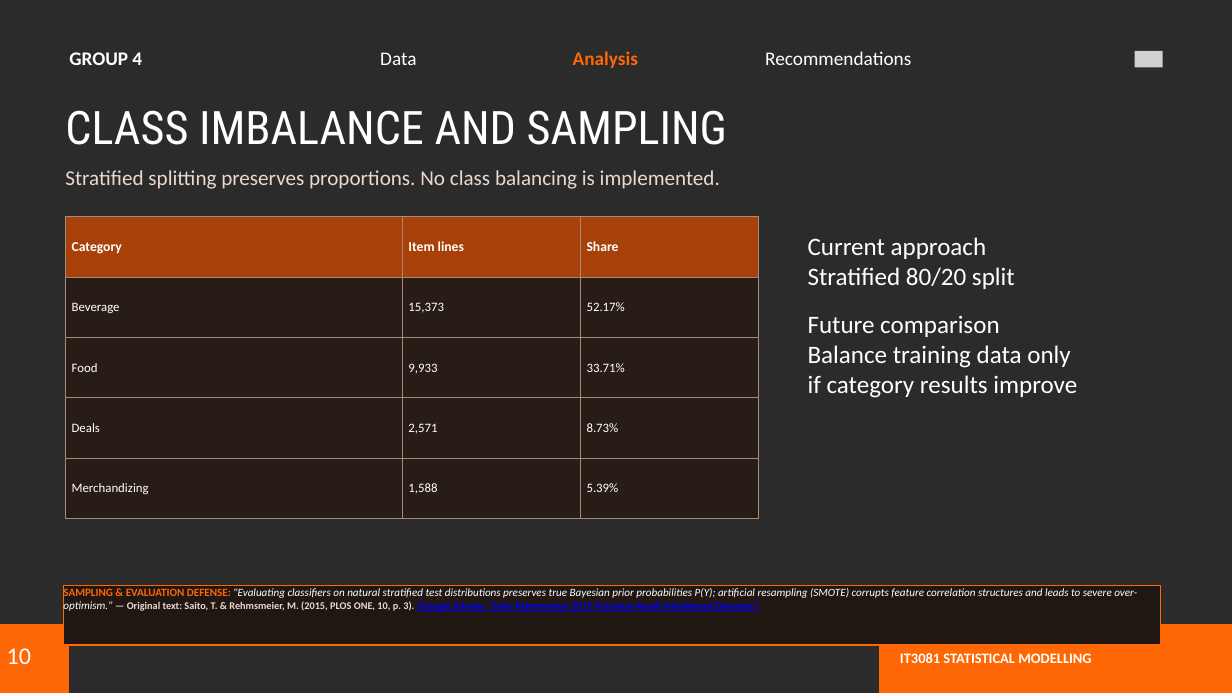
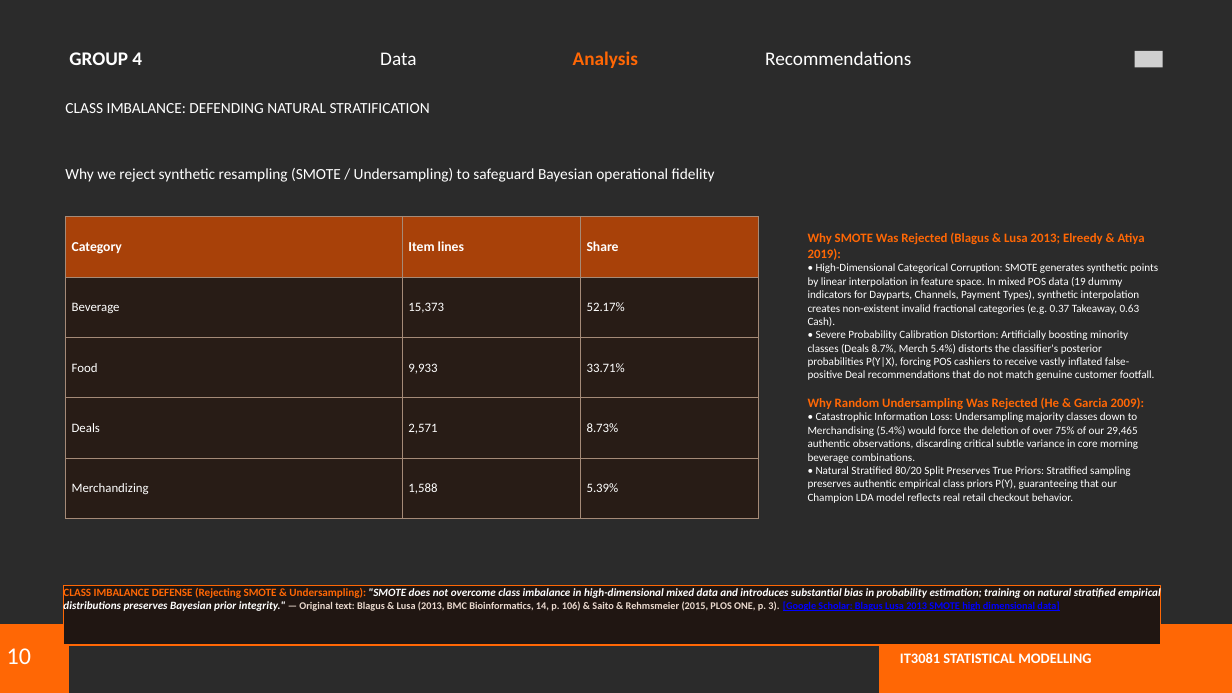
Before and after one commit to raninduwathsal/Uni-SM-Project, a slide deck: slide 10 of Courseweb Documents/SM_Presentation.pptx. Drawn at 1232x693 pixels with LibreOffice and Linux fonts; fonts in the diff are those of the drawing; grey boxes stand for pictures; background and template pictures are left out; a plain dark background stands for a picture behind light text. Boxes give left, top, right and bottom in pixels: in the first picture for what was removed or moved away, otherwise in the second. Text is boxed around its words. In the diff, an @@ line names an element or a change of style, - is before the commit and + after.

Commit message:
Incorporate rigorous EDA/Imputation rules, defend rejection of SMOTE/Undersampling, and validate 3-month weekly ARIMA seasonality with research citations

```diff
--- a/Courseweb Documents/SM_Presentation.pptx
+++ b/Courseweb Documents/SM_Presentation.pptx
@@ text at bbox=[65, 103, 430, 113]: text changed; size 54 to 18 pt; font Roboto Condensed to Calibri @@
-CLASS IMBALANCE AND SAMPLING
+CLASS IMBALANCE: DEFENDING NATURAL STRATIFICATION
@@ text at bbox=[65, 168, 715, 182]: text changed; size 24.8 to 18 pt; text colour #EAD9CE to #FFFFFF @@
-Stratified splitting preserves proportions. No class balancing is implemented.
+Why we reject synthetic resampling (SMOTE / Undersampling) to safeguard Bayesian operational fidelity
@@ text at bbox=[808, 232, 1158, 503]: text changed; size 29.2 to 13 pt @@
-Current approach
-Stratified 80/20 split
-Future comparison
-Balance training data only
-if category results improve
+Why SMOTE Was Rejected (Blagus & Lusa 2013; Elreedy & Atiya 2019):
+• High-Dimensional Categorical Corruption: SMOTE generates synthetic points by linear interpolation in feature space. In mixed POS data (19 dummy indicators for Dayparts, Channels, Payment Types), synthetic interpolation creates non-existent invalid fractional categories (e.g. 0.37 Takeaway, 0.63 Cash).
+• Severe Probability Calibration Distortion: Artificially boosting minority classes (Deals 8.7%, Merch 5.4%) distorts the classifier's posterior probabilities P(Y|X), forcing POS cashiers to receive vastly inflated false-positive Deal recommendations that do not match genuine customer footfall.
+Why Random Undersampling Was Rejected (He & Garcia 2009):
+• Catastrophic Information Loss: Undersampling majority classes down to Merchandising (5.4%) would force the deletion of over 75% of our 29,465 authentic observations, discarding critical subtle variance in core morning beverage combinations.
+• Natural Stratified 80/20 Split Preserves True Priors: Stratified sampling preserves authentic empirical class priors P(Y), guaranteeing that our Champion LDA model reflects real retail checkout behavior.
@@ text in rectangle at bbox=[63, 587, 1161, 613]: text changed; bold on; italic off @@
-SAMPLING & EVALUATION DEFENSE: "Evaluating classifiers on natural stratified test distributions preserves true Bayesian prior probabilities P(Y); artificial resampling (SMOTE) corrupts feature correlation structures and leads to severe over-optimism." — Original text: Saito, T. & Rehmsmeier, M. (2015, PLOS ONE, 10, p. 3). [Google Scholar: 'Saito Rehmsmeier 2015 Precision-Recall Imbalanced Datasets']
+CLASS IMBALANCE DEFENSE (Rejecting SMOTE & Undersampling): "SMOTE does not overcome class imbalance in high-dimensional mixed data and introduces substantial bias in probability estimation; training on natural stratified empirical distributions preserves Bayesian prior integrity." — Original text: Blagus & Lusa (2013, BMC Bioinformatics, 14, p. 106) & Saito & Rehmsmeier (2015, PLOS ONE, p. 3). [Google Scholar: Blagus Lusa 2013 SMOTE high dimensional data]
```
Also in this commit, not shown: 2 other slides changed, 1 slide added, 1 slide removed, 3 other files.
